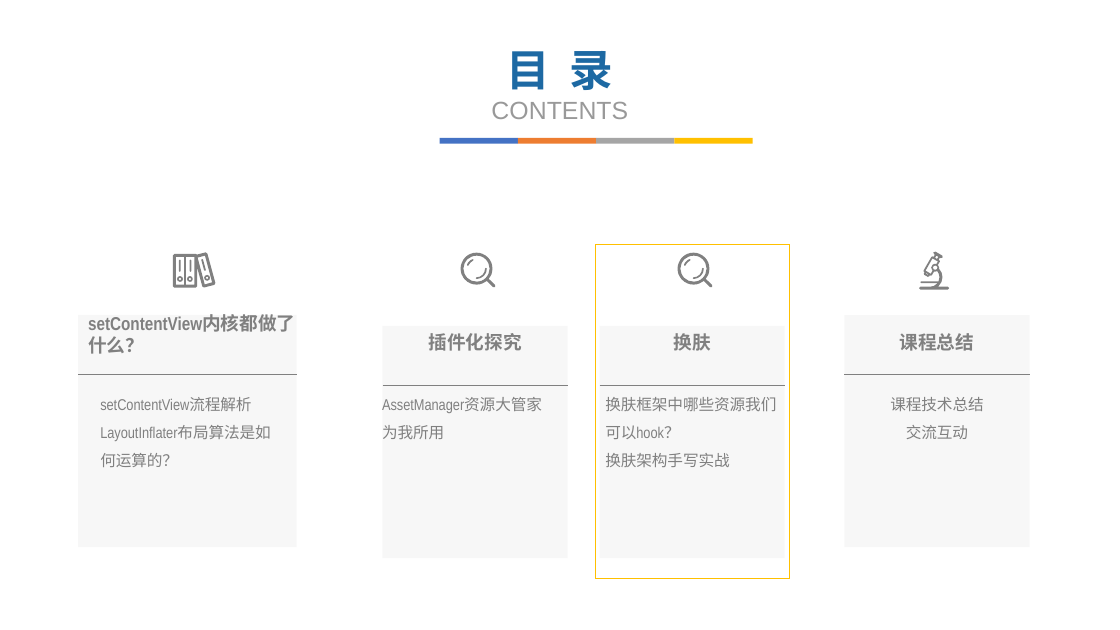
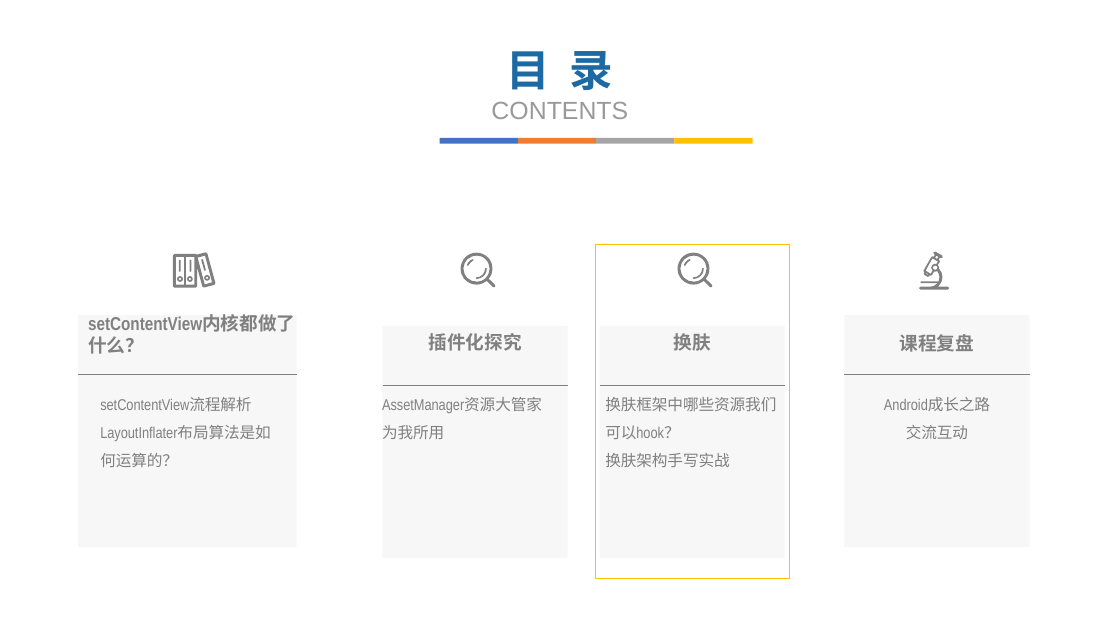
Before and after one commit to fanzhangvip/xiangxue, a slide deck: slide 16 of pre/跟着源码学换肤.pptx. Drawn at 1120x630 pixels with LibreOffice and Linux fonts; fonts in the diff are those of the drawing; background and template pictures are left out. Boxes give left, top, right and bottom in pixels: in the first picture for what was removed or moved away, otherwise in the second. Text is boxed around its words. In the diff, an @@ line names an element or a change of style, - is before the commit and + after.

```diff
--- a/pre/跟着源码学换肤.pptx
+++ b/pre/跟着源码学换肤.pptx
@@ text at <box>900,334,974,352</box>: text changed @@
-课程总结
+课程复盘
@@ text at <box>884,397,990,411</box>: text changed @@
-课程技术总结
+Android成长之路
```
Also in this commit, not shown: 5 other slides changed, 6 slides added, 17 other files.
